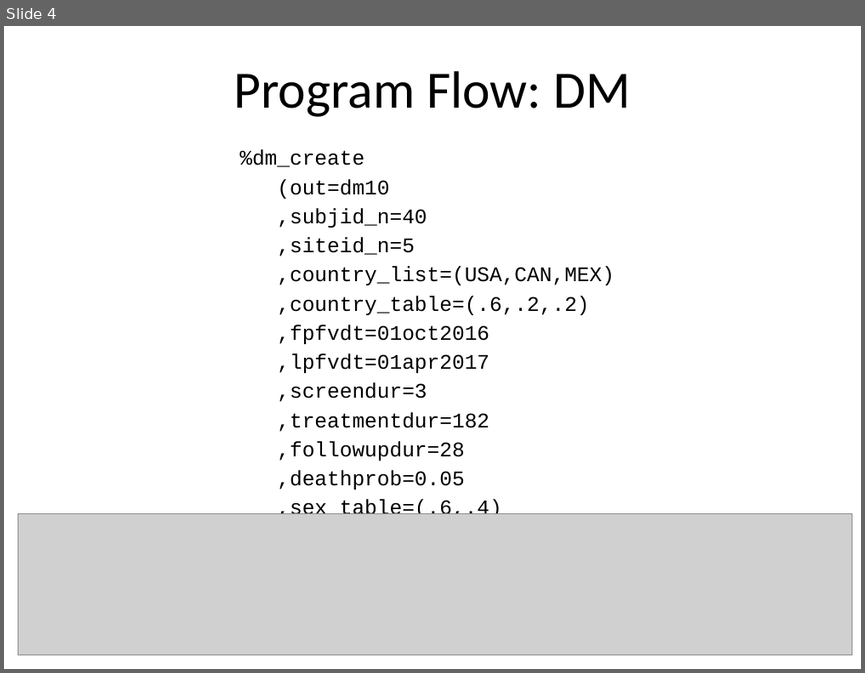
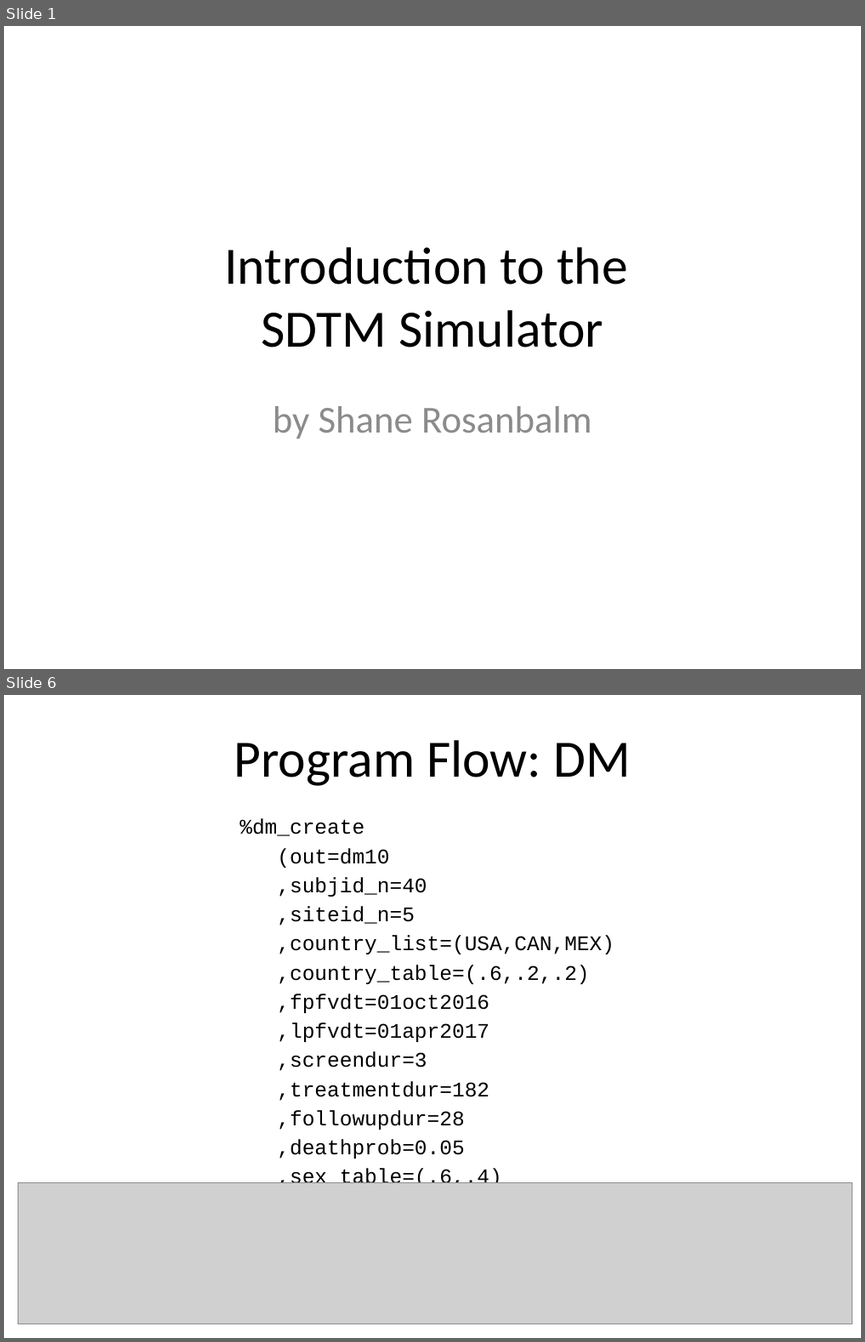
Before and after one commit to srosanba/sas-sdtm-simulator, a slide deck: doc/sas-sdtm-simulator.pptx. Shown one above the other, each under a label of ours: slide 4 before the commit, slides 1 and 6 after it; the slides between them are not shown. The pictures are 865x673 and 865x1342 pixels, drawn with LibreOffice and Linux fonts; fonts in the diff are those of the drawing; grey boxes stand for pictures. Boxes give left, top, right and bottom in pixels: in the first picture for what was removed or moved away, otherwise in the second. Text is boxed around its words. In the diff, an @@ line names an element or a change of style, - is before the commit and + after.

Commit message:
expand intro and outro

```diff
--- a/doc/sas-sdtm-simulator.pptx
+++ b/doc/sas-sdtm-simulator.pptx
@@ slide 1 added at box(4, 26, 861, 669), background #FFFFFF @@
@@ title added at box(224, 247, 628, 347), 44 pt, text #000000 @@
+Introduction to the
+SDTM Simulator
@@ subtitle added at box(273, 406, 592, 438), 32 pt, text #8C8C8C @@
+by Shane Rosanbalm
@@ what was slide 4 is now slide 6 @@
```
Also in this commit, not shown: 3 slides changed, 6 other slides added, 1 slide removed.
